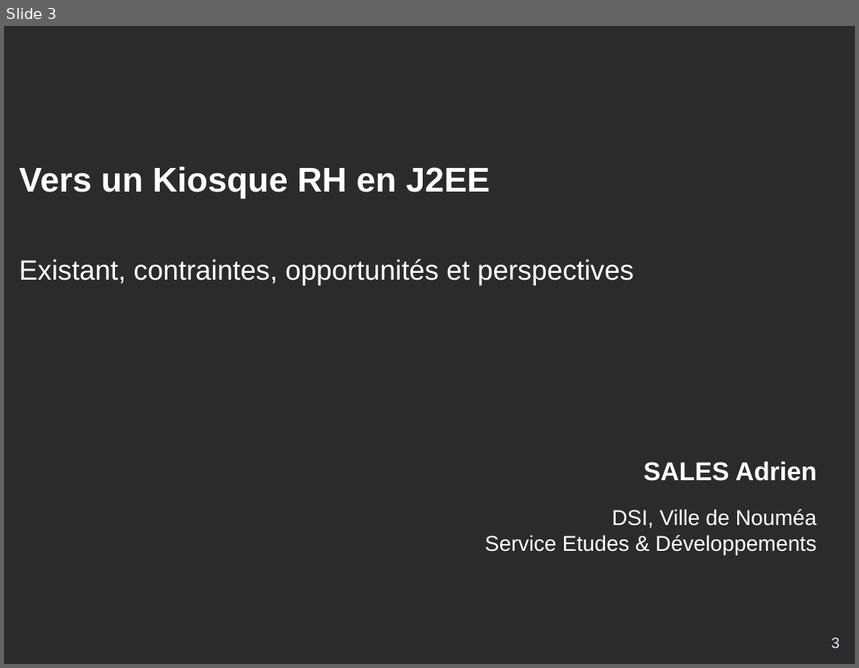
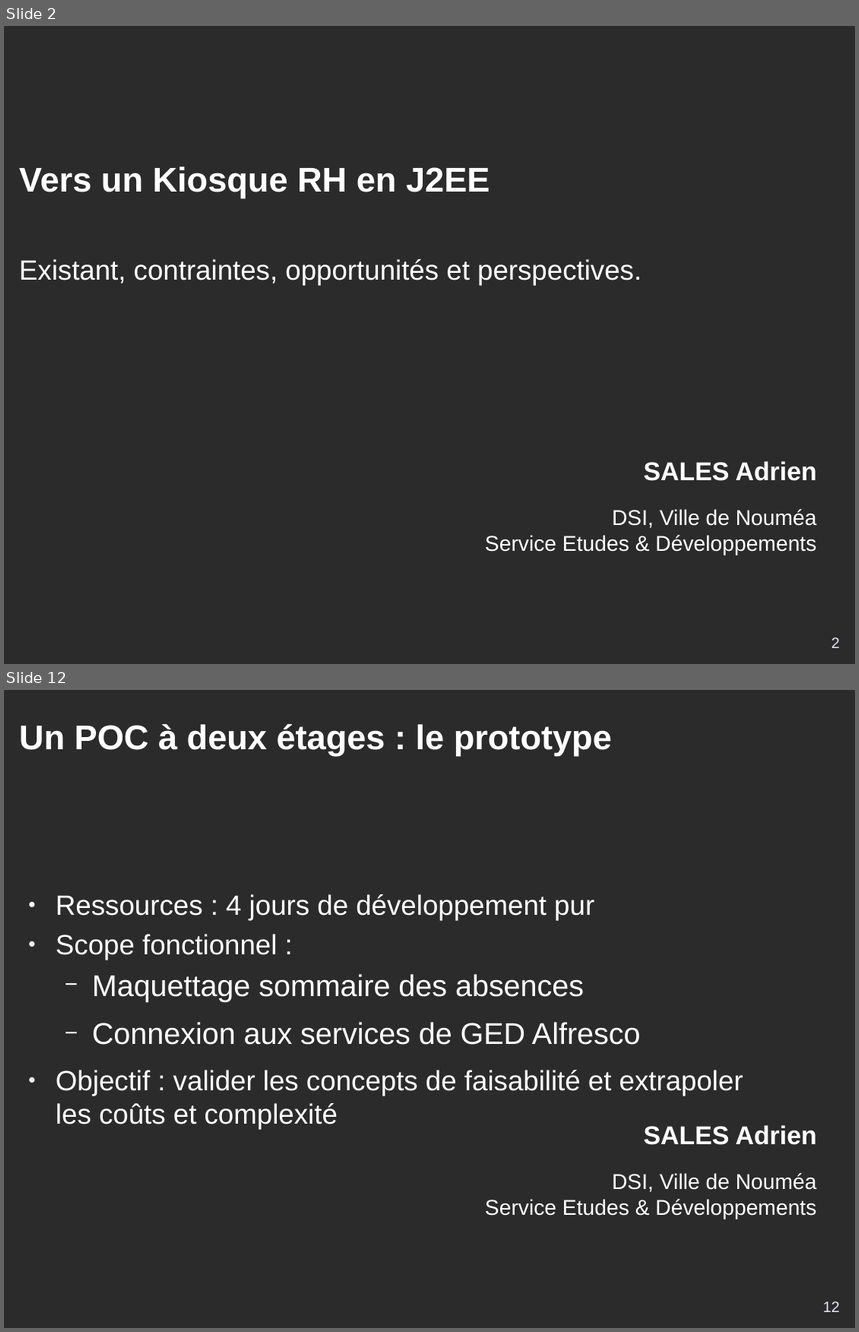
Before and after one commit to DSI-Ville-Noumea/sirh-kiosque-j2ee-old, a slide deck: src/site/resources/Kiosque_RH_J2EE_11021.odp. Shown one above the other, each under a label of ours: slide 3 before the commit, slides 2 and 12 after it; the slides between them are not shown. The pictures are 859x668 and 859x1332 pixels, drawn with LibreOffice and Linux fonts; fonts in the diff are those of the drawing; background and template pictures are left out; a plain dark background stands for a picture behind light text. Boxes give left, top, right and bottom in pixels: in the first picture for what was removed or moved away, otherwise in the second. Text is boxed around its words. In the diff, an @@ line names an element or a change of style, - is before the commit and + after.

```diff
--- a/src/site/resources/Kiosque_RH_J2EE_11021.odp
+++ b/src/site/resources/Kiosque_RH_J2EE_11021.odp
@@ slide 12 added at bbox=[4, 690, 855, 1328], background picture (left out); not listed: 1 template element that a slide beside it also shows @@
@@ title added at bbox=[19, 724, 612, 755], 32 pt, text #FFFFFF, bold @@
+Un POC à deux étages : le prototype
@@ text added at bbox=[56, 894, 743, 1129], 26 pt, text #FFFFFF @@
+● Ressources : 4 jours de développement pur
+● Scope fonctionnel :
+  − Maquettage sommaire des absences
+  − Connexion aux services de GED Alfresco
+● Objectif : valider les concepts de faisabilité et extrapoler les coûts et complexité
@@ page number added at bbox=[823, 1302, 840, 1312], 14 pt, text #E6E6FF @@
+12
@@ what was slide 3 is now slide 2 @@
@@ slide 2 changed as well @@
@@ subtitle at bbox=[19, 259, 642, 285]: text changed @@
-Existant, contraintes, opportunités et perspectives
+Existant, contraintes, opportunités et perspectives.
@@ page number at bbox=[832, 638, 840, 648]: text changed @@
-3
+2
```
Also in this commit, not shown: 13 other slides added, 3 slides removed.
